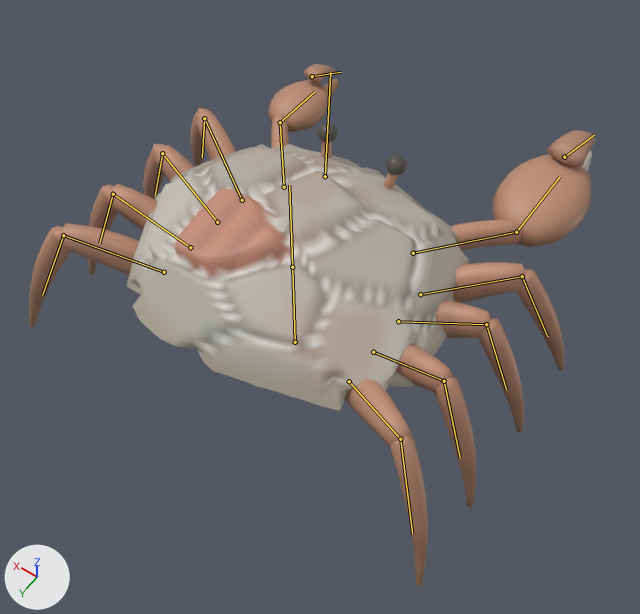
The glTF model assets/creatures/reef_crab/reef_crab.glb: old version first, new version second.
Both versions are drawn from a camera (50 mm lens) standing at (-1.12, 1.42, 2.51) and looking at (-0.06, -0.06, 0.18). Lighting does not change. The marker at lower left points along +X, +Y and +Z. The first picture is the older version. The bones that change, and the others that lie on the model, are drawn over the model as lines.

Names of what the first picture shows: 'reef_crab'.
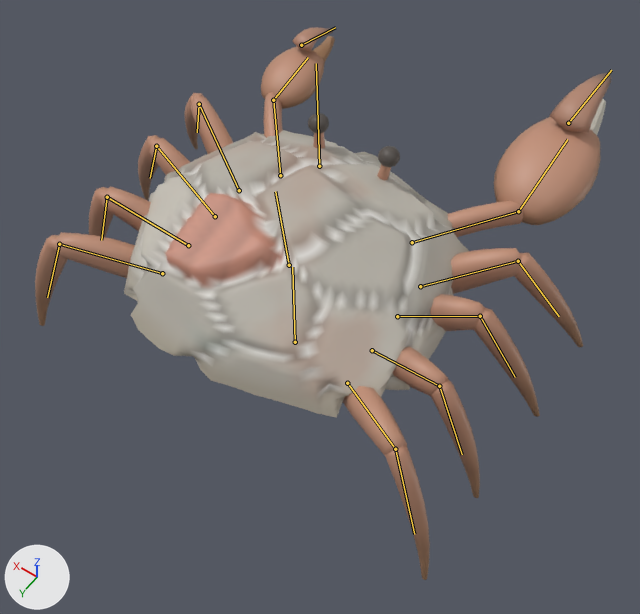
The newer file adds an action. The first version stands in its rest pose; the second is drawn at frame 8 of the action 'idle_b'.

Where the change shows, as pixel boxes [x1, y1, x2, y2] in the pictures (640 x 614 px):
'reef_crab', posed: before [29, 64, 596, 586]; after [35, 27, 612, 580]
bone 'body', root to tip: before (292, 267) to (289, 185); after (289, 265) to (275, 191)
bone 'leg_l0_a', root to tip: before (242, 200) to (204, 118); after (239, 190) to (199, 104)
bone 'leg_l1_a', root to tip: before (217, 222) to (162, 153); after (215, 216) to (156, 146)
bone 'leg_r0_a', root to tip: before (420, 294) to (522, 276); after (420, 286) to (518, 261)
bone 'leg_r1_a', root to tip: before (398, 321) to (486, 324); after (397, 316) to (480, 316)
bone 'crusher_arm', root to tip: before (413, 253) to (516, 232); after (412, 242) to (518, 211)
bone 'crusher_finger', root to tip: before (564, 157) to (594, 135); after (568, 123) to (611, 70)
bone 'cutter_arm', root to tip: before (284, 187) to (280, 122); after (280, 175) to (273, 100)

The change in detail:
Bone 'body' (bone_body) moves from (0.0, 0.0, 0.0) to (0.0, 0.027, -0.018).
Bone 'body' (bone_body) turns from (0, 0, 0) to (-7, 0, 0) degrees about its own x, y and z.
Bone 'leg_l0_a' (bone_leg_l0_a) turns from (0, 0, 0) to (4, 2, 2) degrees about its own x, y and z.
Bone 'leg_l1_a' (bone_leg_l1_a) turns from (0, 0, 0) to (5, 1, 3) degrees about its own x, y and z.
Bone 'leg_r0_a' (bone_leg_r0_a) turns from (0, 0, 0) to (4, -2, -2) degrees about its own x, y and z.
Bone 'leg_r1_a' (bone_leg_r1_a) turns from (0, 0, 0) to (5, -1, -3) degrees about its own x, y and z.
Bone 'crusher_arm' (bone_crusher_arm) turns from (0, 0, 0) to (4, 4, -1) degrees about its own x, y and z.
Bone 'crusher_finger' (bone_crusher_finger) turns from (0, 0, 0) to (-9, 0, 0) degrees about its own x, y and z.
Bone 'cutter_arm' (bone_cutter_arm) turns from (0, 0, 0) to (5, -5, 3) degrees about its own x, y and z.
